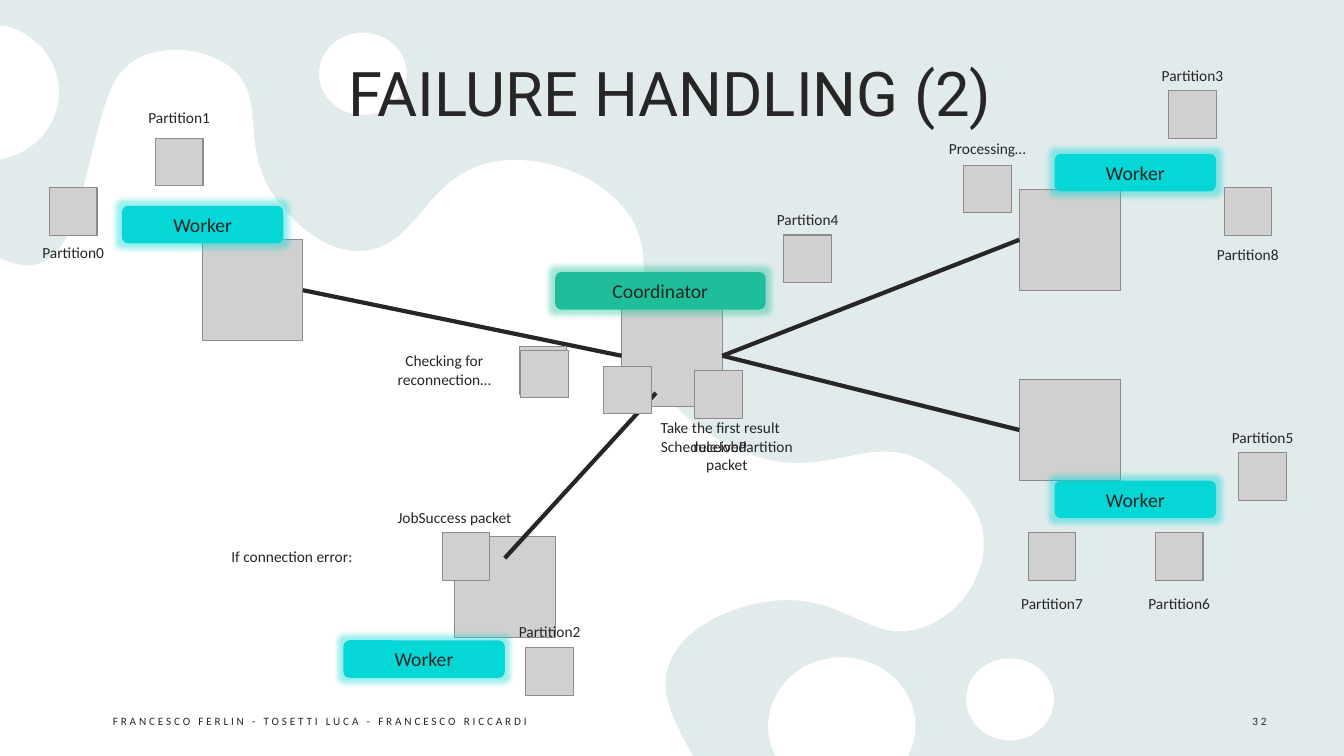
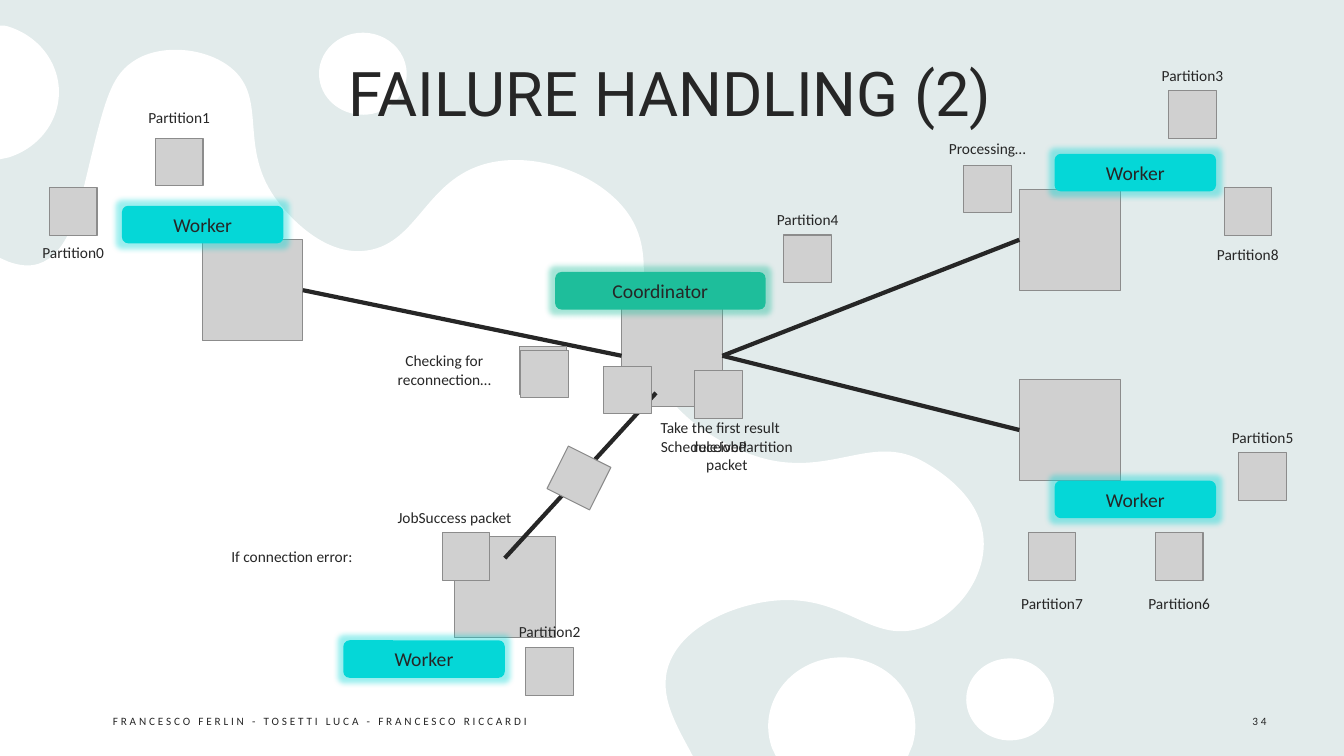
Before and after one commit to Furrrlo/dataflow-platform, a slide deck: slide 34 of DATAFLOW-PLATFORM.pptx (slide 32 before the commit). Drawn at 1344x756 pixels with LibreOffice and Linux fonts; fonts in the diff are those of the drawing; grey boxes stand for pictures. Boxes give left, top, right and bottom in pixels: in the first picture for what was removed or moved away, otherwise in the second. Text is boxed around its words. In the diff, an @@ line names an element or a change of style, - is before the commit and + after.

```diff
--- a/DATAFLOW-PLATFORM.pptx
+++ b/DATAFLOW-PLATFORM.pptx
@@ picture added at bbox=[547, 447, 611, 510] @@
@@ page number at bbox=[1252, 717, 1266, 725]: text changed @@
-32
+34
```
Also in this commit, not shown: 13 other slides changed, 2 slides added.
